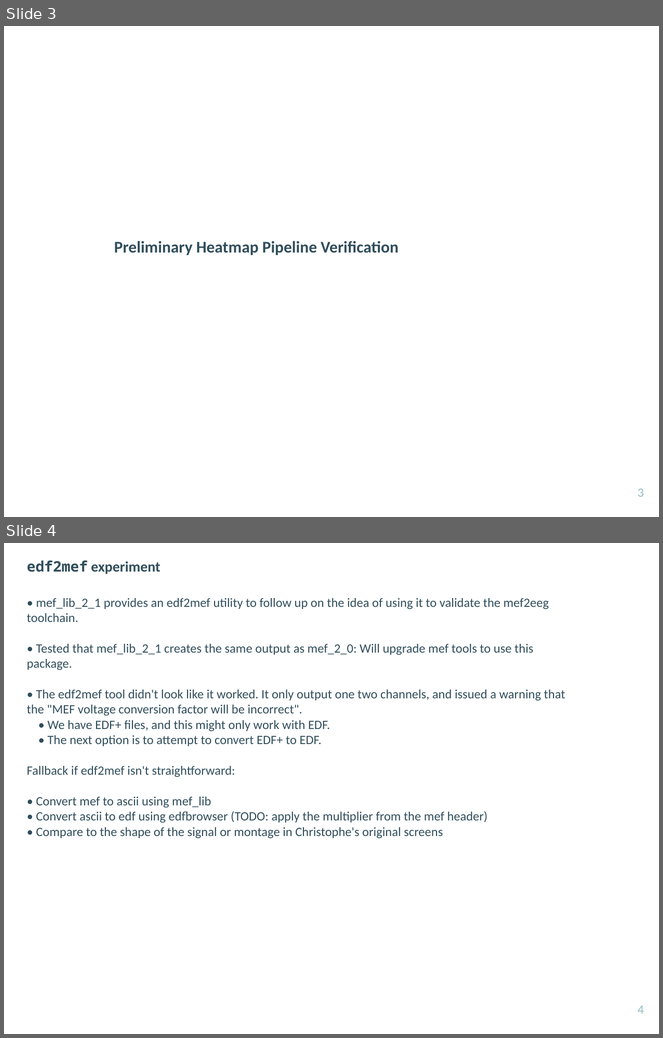
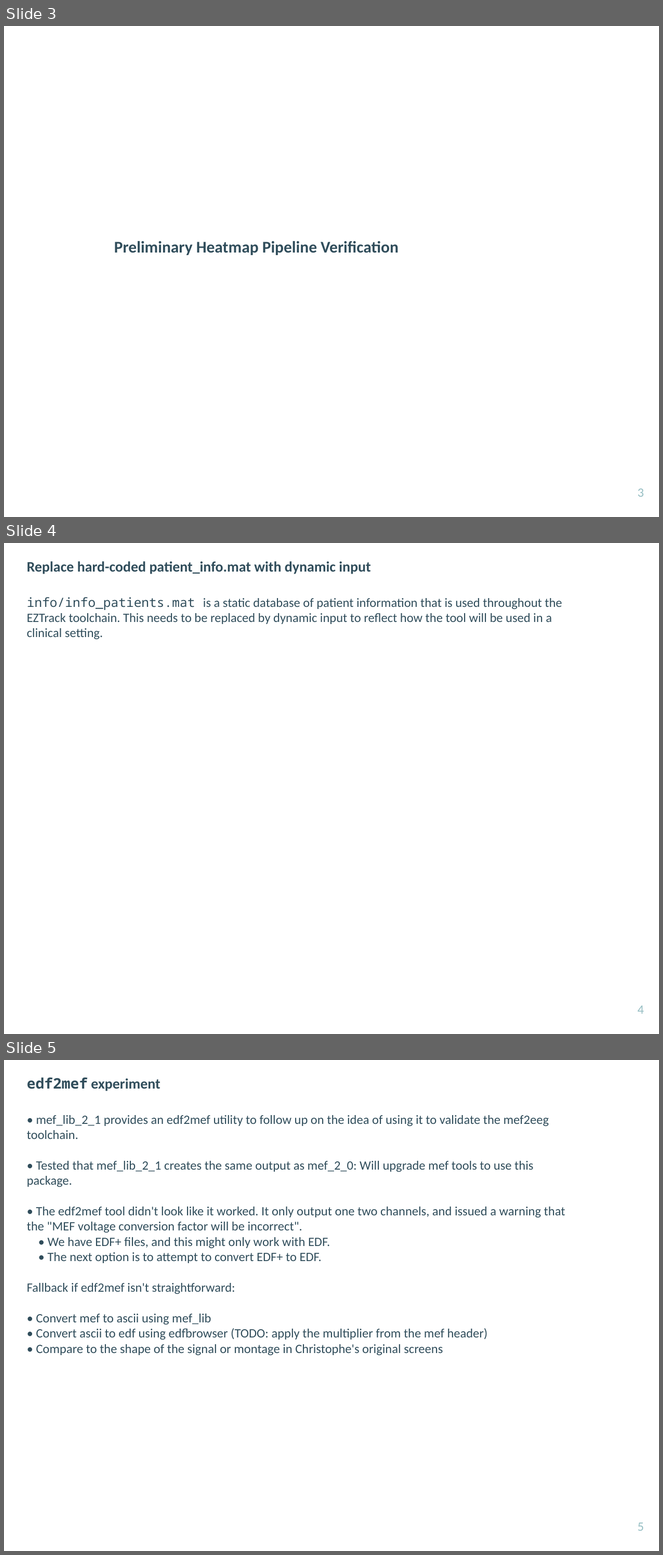
Before and after one commit to ncsl/network_neuroscience_epilepsy, a slide deck: EZTrack-implementation-guide.pptx. Shown one above the other, each under a label of ours: slides 3 and 4 before the commit, slides 3, 4 and 5 after it. The pictures are 663x1038 and 663x1555 pixels, drawn with LibreOffice and Linux fonts; fonts in the diff are those of the drawing. Boxes give left, top, right and bottom in pixels: in the first picture for what was removed or moved away, otherwise in the second. Text is boxed around its words. In the diff, an @@ line names an element or a change of style, - is before the commit and + after.

```diff
--- a/EZTrack-implementation-guide.pptx
+++ b/EZTrack-implementation-guide.pptx
@@ slide 4 added at [4, 543, 659, 1034], background #FFFFFF @@
@@ text added at [27, 561, 562, 639], 14 pt, text #304D5B @@
+Replace hard-coded patient_info.mat with dynamic input
+info/info_patients.mat is a static database of patient information that is used throughout the EZTrack toolchain. This needs to be replaced by dynamic input to reflect how the tool will be used in a clinical setting.
@@ page number added at [638, 1006, 644, 1014], 14 pt, text #96BEC3 @@
+4
@@ what was slide 4 is now slide 5 @@
@@ page number at [638, 1523, 644, 1531]: text changed @@
-4
+5
```
Also in this commit, not shown: 2 slides changed.
